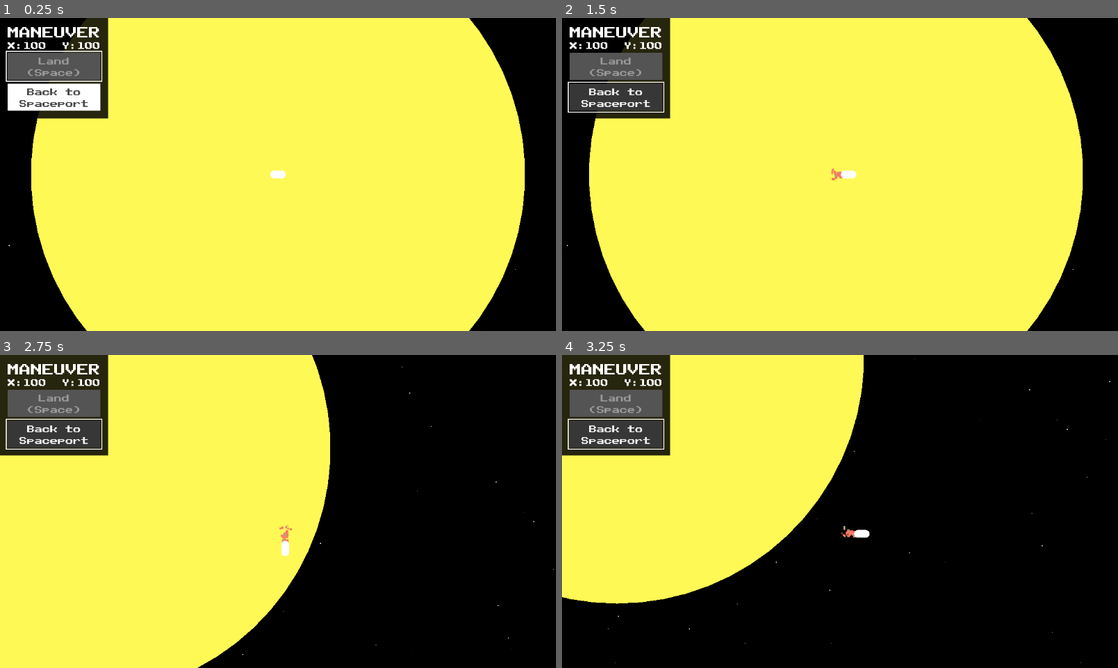
Above: before the commit, frames 1-4 (two rows, left to right).
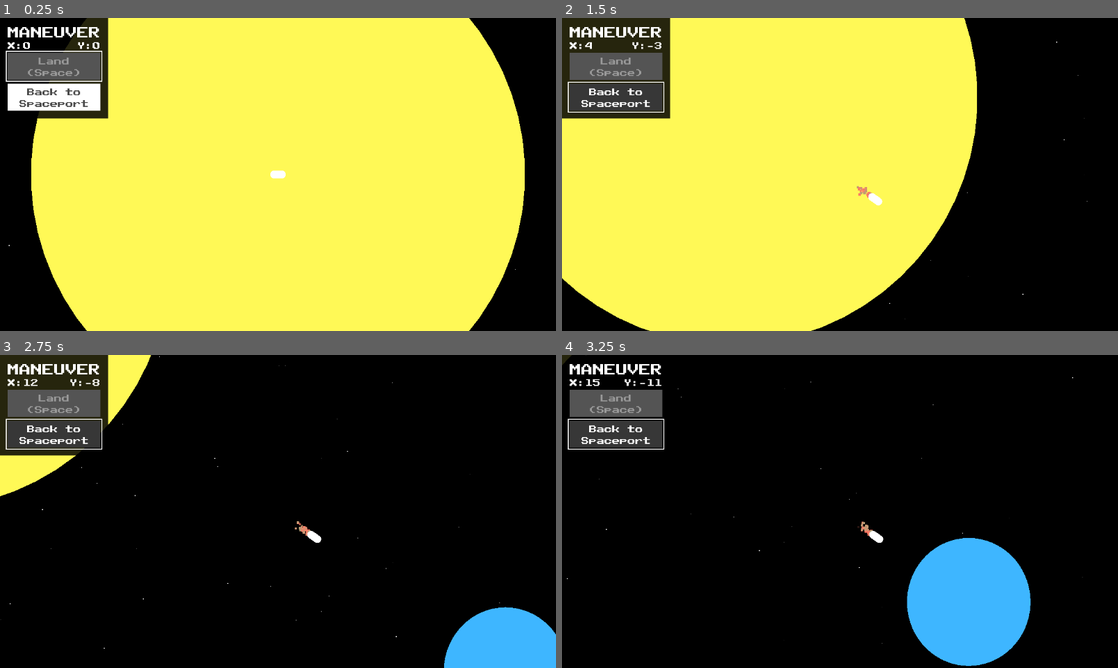
Above: after the commit, the same moments.

Repository: late-parrot/tsa-video-game-design-2026
Game: Godot game, scene res://scenes/maneuver.tscn
Two runs of this game, one before a commit and one after it. Both use one fixed random seed, a clock stepped at 60 frames per second and the inputs below. This scene is started directly instead of the project's main scene.
Inputs:
- Up to frame 1 (0.25 s): no input
- Up to frame 2 (1.5 s): click "Back to Spaceport" at 0.5 s; hold Right (right) from 1.28 s (still down)
- Up to frame 3 (2.75 s): release Right (right) at 2.03 s; hold Down (down) from 2.03 s (still down)
- Up to frame 4 (3.25 s): release Down (down) at 2.78 s; hold Right (right) from 2.78 s (still down)

The runs differ from the first frame. In frame 1, 0.1% of the frame differs, in the area x 4-17%, y 7-10%; in frame 2, 28%; in frame 3, 50%, in the area x 0-100%, y 0-100%; in frame 4, 40%.

Commit message:
Implement "back to spaceport" and coordinates

Diff:
--- a/scenes/maneuver.tscn
+++ b/scenes/maneuver.tscn
@@ -50,8 +50,9 @@
 scale_curve = SubResource("CurveTexture_0wfyh")
 color_ramp = SubResource("GradientTexture1D_sugp2")
 
-[node name="Maneuver" type="Node2D"]
+[node name="Maneuver" type="Node2D" node_paths=PackedStringArray("spaceport")]
 script = ExtResource("1_ytq0j")
+spaceport = NodePath("Planets/Earth")
 
 [node name="Planets" type="Node2D" parent="."]
 
--- a/scenes/maneuver_overlay.tscn
+++ b/scenes/maneuver_overlay.tscn
@@ -43,16 +43,16 @@
 label_settings = SubResource("LabelSettings_7gthf")
 uppercase = true
 
-[node name="HBoxContainer" type="HBoxContainer" parent="Container/MarginContainer/VBoxContainer"]
+[node name="XY" type="HBoxContainer" parent="Container/MarginContainer/VBoxContainer"]
 layout_mode = 2
 
-[node name="Label" type="Label" parent="Container/MarginContainer/VBoxContainer/HBoxContainer"]
+[node name="X" type="Label" parent="Container/MarginContainer/VBoxContainer/XY"]
 layout_mode = 2
 size_flags_horizontal = 3
 text = "X:100"
 label_settings = SubResource("LabelSettings_rn1gq")
 
-[node name="Label2" type="Label" parent="Container/MarginContainer/VBoxContainer/HBoxContainer"]
+[node name="Y" type="Label" parent="Container/MarginContainer/VBoxContainer/XY"]
 layout_mode = 2
 text = "Y:100"
 
@@ -66,7 +66,9 @@
 
 [node name="BackToSpaceport" type="Button" parent="Container/MarginContainer/VBoxContainer"]
 layout_mode = 2
+toggle_mode = true
 text = "Back to
 Spaceport"
 
 [connection signal="pressed" from="Container/MarginContainer/VBoxContainer/Land" to="." method="_on_land_pressed"]
+[connection signal="toggled" from="Container/MarginContainer/VBoxContainer/BackToSpaceport" to="." method="_on_back_to_spaceport_toggled"]
--- a/scripts/maneuver.gd
+++ b/scripts/maneuver.gd
@@ -1,11 +1,20 @@
 extends Node2D
 
 
+@export var spaceport: Area2D
+var back_to_spaceport = false
+
+@onready var player = $ManeuverPlayer
+@onready var overlay = $UI/ManeuverOverlay
+
 func enable_land() -> void:
-	$UI/ManeuverOverlay.enable_land()
+	overlay.enable_land()
 
 func disable_land() -> void:
-	$UI/ManeuverOverlay.disable_land()
+	overlay.disable_land()
 
 func land() -> void:
 	get_tree().quit()
+
+func _process(_delta: float) -> void:
+	overlay.set_xy(player.position.x/64, -player.position.y/64)
--- a/scripts/maneuver_overlay.gd
+++ b/scripts/maneuver_overlay.gd
@@ -1,7 +1,11 @@
 extends Control
 
 
-@onready var maneuver = $"../.."
+@onready var maneuver := $"../.."
+
+func set_xy(x: int, y: int) -> void:
+	$Container/MarginContainer/VBoxContainer/XY/X.text = "X:"+str(x)
+	$Container/MarginContainer/VBoxContainer/XY/Y.text = "Y:"+str(y)
 
 func enable_land() -> void:
 	$Container/MarginContainer/VBoxContainer/Land.disabled = false
@@ -11,3 +15,9 @@
 
 func _on_land_pressed() -> void:
 	maneuver.land()
+
+func _on_back_to_spaceport_toggled(toggled_on: bool) -> void:
+	maneuver.back_to_spaceport = toggled_on
+	if toggled_on and maneuver.player in \
+			maneuver.spaceport.get_overlapping_bodies():
+		maneuver.land()
--- a/scripts/maneuver_planet.gd
+++ b/scripts/maneuver_planet.gd
@@ -9,6 +9,9 @@
 
 func _on_body_entered(body: Node2D) -> void:
 	if body is CharacterBody2D:
+		if self == maneuver.spaceport and maneuver.back_to_spaceport:
+			await get_tree().create_timer(0.2).timeout
+			maneuver.land()
 		maneuver.enable_land()
 
 func _on_body_exited(body: Node2D) -> void:
--- a/scripts/maneuver_player.gd
+++ b/scripts/maneuver_player.gd
@@ -1,5 +1,7 @@
 extends CharacterBody2D
 
+
+@onready var maneuver = $".."
 
 @export var SPEED = 500.0
 @export var ACCELERATION = 1200.0
@@ -8,6 +10,8 @@
 
 func _physics_process(delta: float) -> void:
 	var direction := Input.get_vector("left", "right", "up", "down")
+	if maneuver.back_to_spaceport:
+		direction = position.direction_to(maneuver.spaceport.position)
 	if direction:
 		rotation = rotate_toward(rotation, direction.angle(), ROTATION_SPEED*delta)
 		velocity = velocity.move_toward(direction*SPEED, ACCELERATION*delta)
